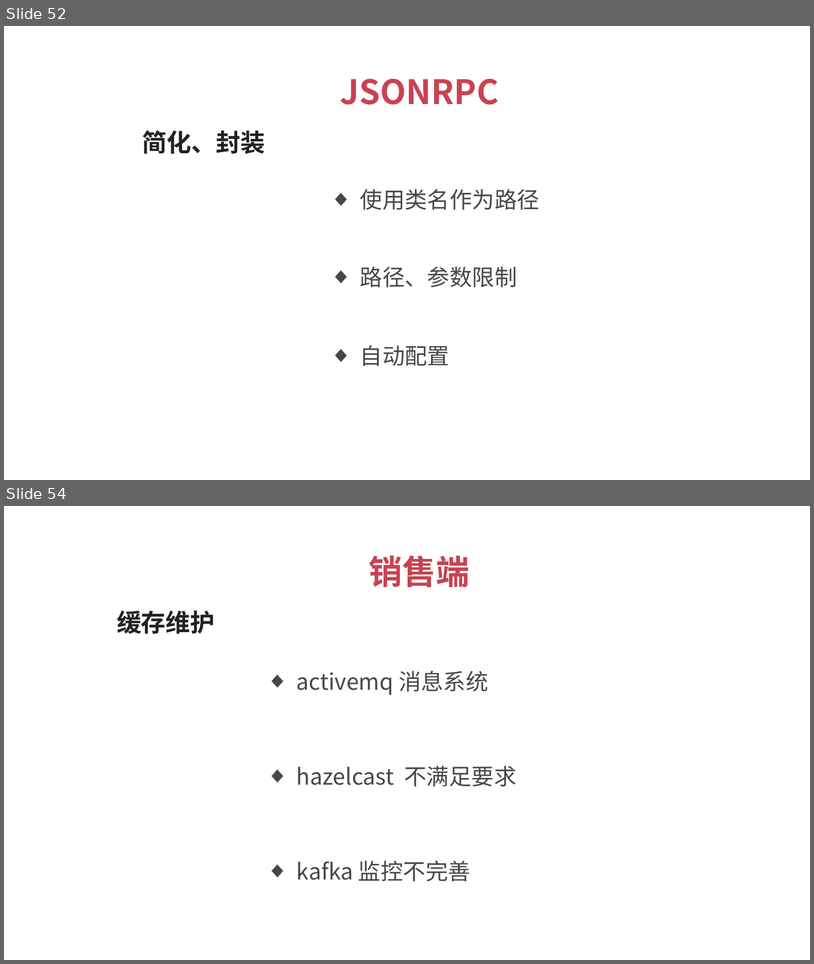
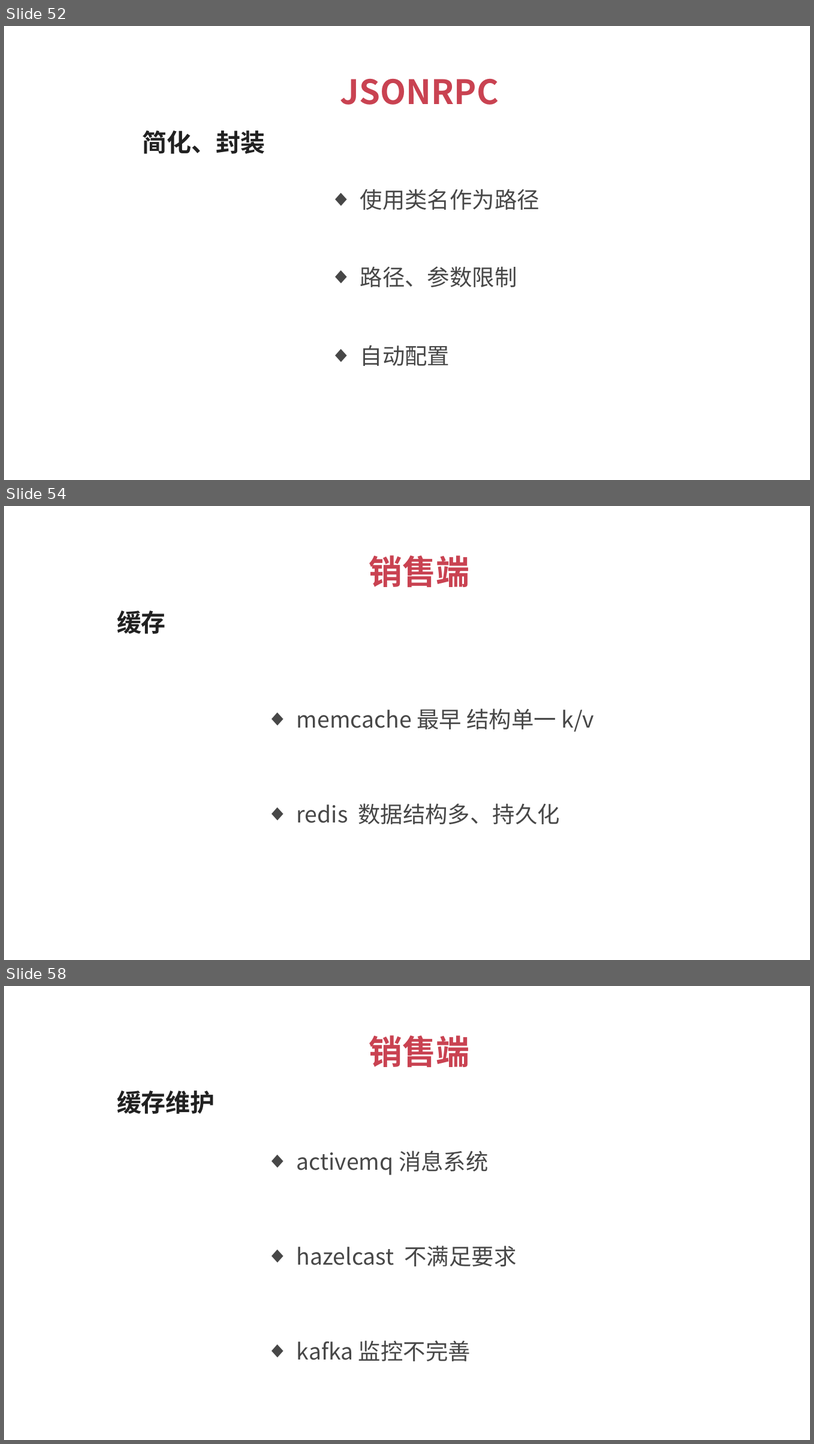
Before and after one commit to 1329555958/financial, a slide deck: 理财平台.pptx. Shown one above the other, each under a label of ours: slides 52 and 54 before the commit, slides 52, 54 and 58 after it; the slides between them are not shown. The pictures are 814x964 and 814x1444 pixels, drawn with LibreOffice and Linux fonts; fonts in the diff are those of the drawing. Boxes give left, top, right and bottom in pixels: in the first picture for what was removed or moved away, otherwise in the second. Text is boxed around its words. In the diff, an @@ line names an element or a change of style, - is before the commit and + after.

```diff
--- a/理财平台.pptx
+++ b/理财平台.pptx
@@ slide 54 added at box(4, 506, 810, 960), background #FFFFFF @@
@@ text added at box(369, 555, 470, 587), 30 pt, text #C94251, bold @@
+销售端
@@ text added at box(117, 610, 166, 634), 22 pt, text #212121, bold @@
+缓存
@@ text added at box(297, 708, 595, 732), 20 pt, text #474747 @@
+  ◆ memcache 最早 结构单一 k/v
@@ text added at box(297, 803, 560, 824), 20 pt, text #474747 @@
+  ◆ redis 数据结构多、持久化
@@ what was slide 54 is now slide 58 @@
```
Also in this commit, not shown: 1 slide changed, 3 other slides added, 6 other files.
